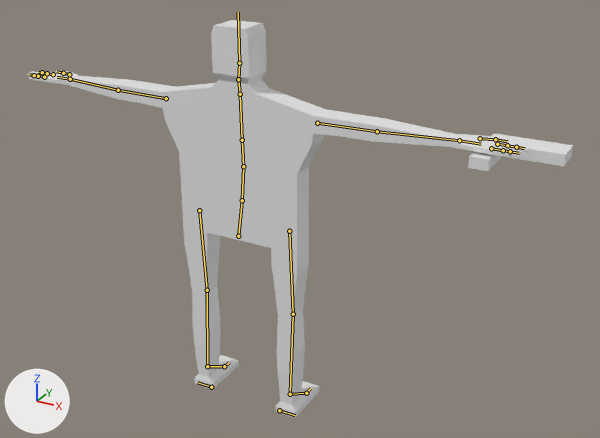
What one commit did to the Blender file BlenderTutorial/gruntBasicEnemy.blend.
Both versions are drawn from a camera (50 mm lens) standing at (1.77, -2.73, 2.31) and looking at (0.21, 0.09, 0.9). The axes (+X, +Y, +Z) are drawn at lower left. The lights are the same throughout. The older version comes first. The bones that bend it are drawn over the model as lines.

The first picture shows 'GruntMesh', 'SimpleGun'.
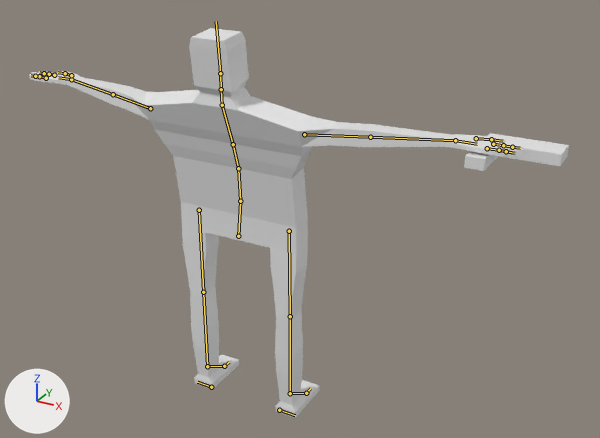
The newer file adds an action. The first version stands in its rest pose; the second is drawn at frame 0 of the action 'ImpactPushBackward'.

What differs and where, as boxes [x1, y1, x2, y2] in the pictures (600 x 438 px):
'GruntMesh', posed: before [27, 20, 528, 418]; after [29, 28, 523, 418]
'SimpleGun', posed: before [468, 133, 573, 171]; after [464, 133, 569, 171]
bone 'spine', root to tip: before (238, 236) to (242, 200); after (238, 236) to (240, 201)
bone 'spine.001', root to tip: before (242, 200) to (243, 166); after (240, 201) to (238, 168)
bone 'spine.002', root to tip: before (243, 166) to (242, 140); after (238, 168) to (233, 144)
bone 'spine.003', root to tip: before (242, 140) to (240, 94); after (233, 144) to (222, 105)

Edits to the bpy script that builds the scene:
```text
Change bone_spine:
    where bone_spine = bpy.data.objects['GruntRig'].pose.bones['spine']  # child of 'root'
    bone_spine.rotation_quaternion: (1.0, 0.0, 0.0, 0.0) -> (0.999, 0.041, 0.0, 0.0)  # degrees (0, 0, 0) -> degrees (5, 0, 0)
Change bone_spine_001:
    where bone_spine_001 = bpy.data.objects['GruntRig'].pose.bones['spine.001']  # child of 'spine'
    bone_spine_001.rotation_quaternion: (1.0, 0.0, 0.0, 0.0) -> (0.999, 0.041, 0.0, 0.0)  # degrees (0, 0, 0) -> degrees (5, 0, 0)
Change bone_spine_002:
    where bone_spine_002 = bpy.data.objects['GruntRig'].pose.bones['spine.002']  # child of 'spine.001'
    bone_spine_002.rotation_quaternion: (1.0, 0.0, 0.0, 0.0) -> (0.999, 0.041, 0.0, 0.0)  # degrees (0, 0, 0) -> degrees (5, 0, 0)
Change bone_spine_003:
    where bone_spine_003 = bpy.data.objects['GruntRig'].pose.bones['spine.003']  # child of 'spine.002'
    bone_spine_003.rotation_quaternion: (1.0, 0.0, 0.0, 0.0) -> (0.999, 0.041, 0.0, 0.0)  # degrees (0, 0, 0) -> degrees (5, 0, 0)
Change bone_ik_controller_head:
    where bone_ik_controller_head = bpy.data.objects['GruntRig'].pose.bones['ik.controller.head']  # child of 'root'
    bone_ik_controller_head.location: (0.0, 0.0, 0.0) -> (0.0, -0.004, 0.136)
    bone_ik_controller_head.rotation_quaternion: (1.0, 0.0, 0.0, 0.0) -> (0.999, 0.041, 0.0, 0.0)  # degrees (0, 0, 0) -> degrees (5, 0, 0)
```
